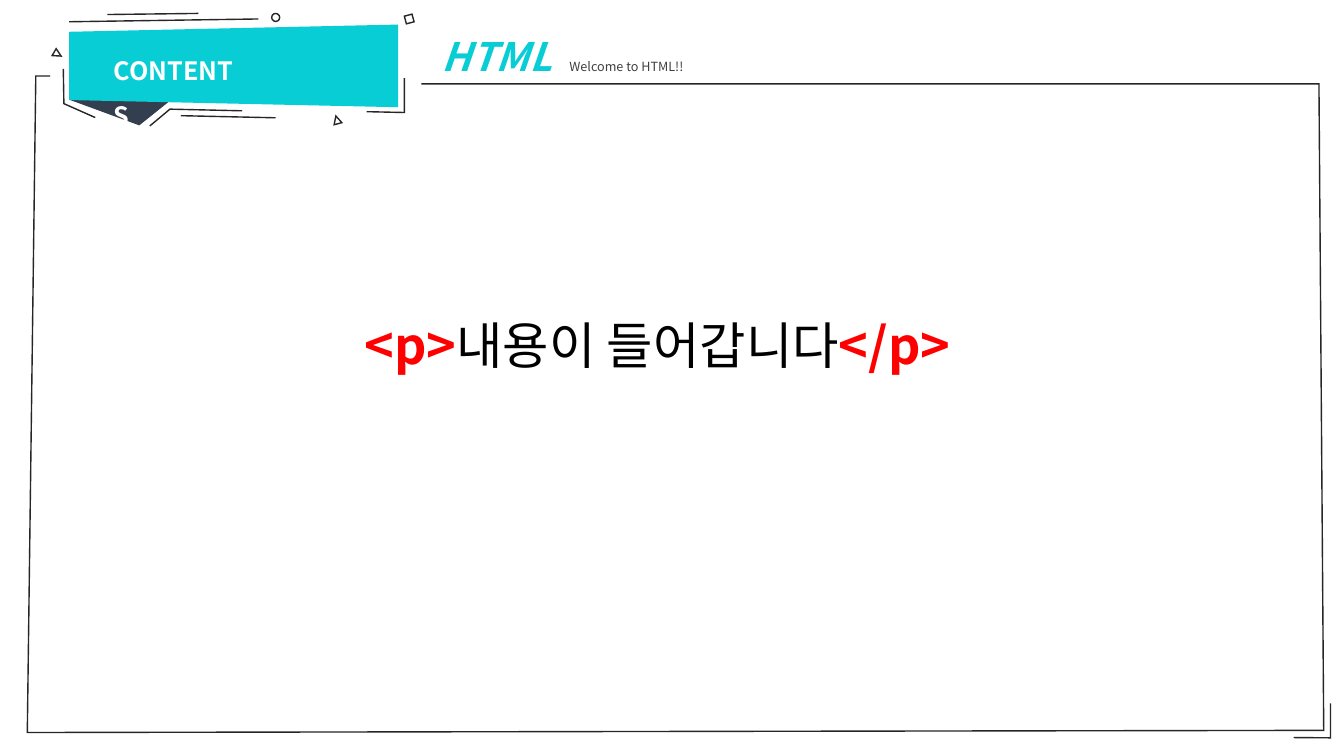
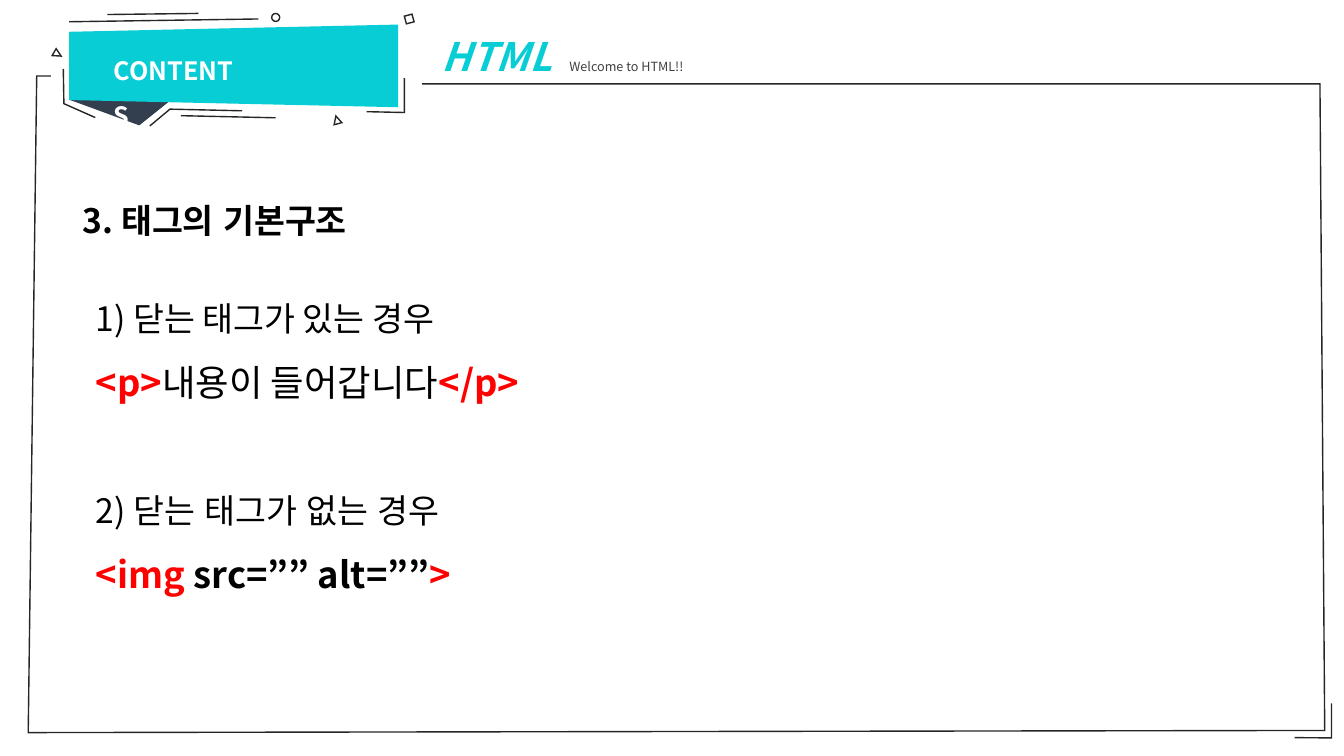
Before and after one commit to sumn-2020/lecture, a slide deck: slide 12 of 강의자료.pptx (slide 11 before the commit). Drawn at 1344x756 pixels with LibreOffice and Linux fonts; fonts in the diff are those of the drawing. Boxes give left, top, right and bottom in pixels: in the first picture for what was removed or moved away, otherwise in the second. Text is boxed around its words. In the diff, an @@ line names an element or a change of style, - is before the commit and + after.

```diff
--- a/강의자료.pptx
+++ b/강의자료.pptx
@@ freeform shape at [28, 76, 1325, 732]: outline redrawn @@
@@ text added at [83, 204, 347, 236], 24 pt, text #000000, bold @@
+3. 태그의 기본구조
@@ text "1) 닫는 태그가 있는 경우": place and size @@
-text "1) 닫는 태그가 있는 경우" at [365, 322, 950, 375]
+text "1) 닫는 태그가 있는 경우" at [96, 303, 519, 597]
@@ text at [96, 303, 434, 338]: paragraph added @@
+1) 닫는 태그가 있는 경우
@@ text at [96, 366, 519, 404]: size 36 to 26 pt in "<p>내용이 들어갑니다</p>"; alignment centre to left; line spacing 1 to 1.5 @@
@@ text at [96, 495, 451, 597]: paragraphs added @@
+2) 닫는 태그가 없는 경우
+<img src=”” alt=””>
```
Also in this commit, not shown: 16 other slides changed, 1 slide added, 3 slides removed, 2 other files.
